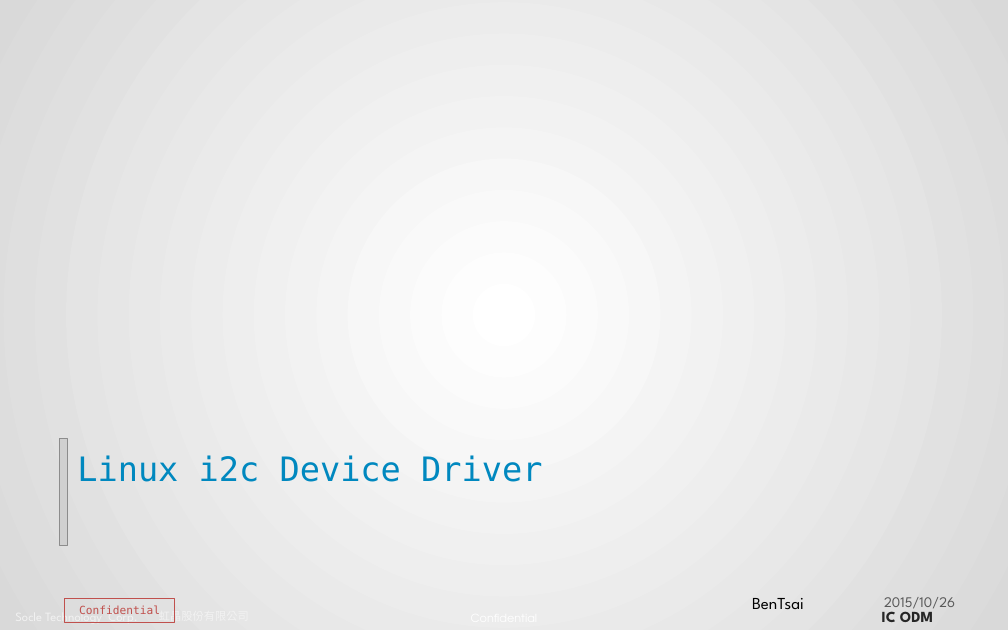
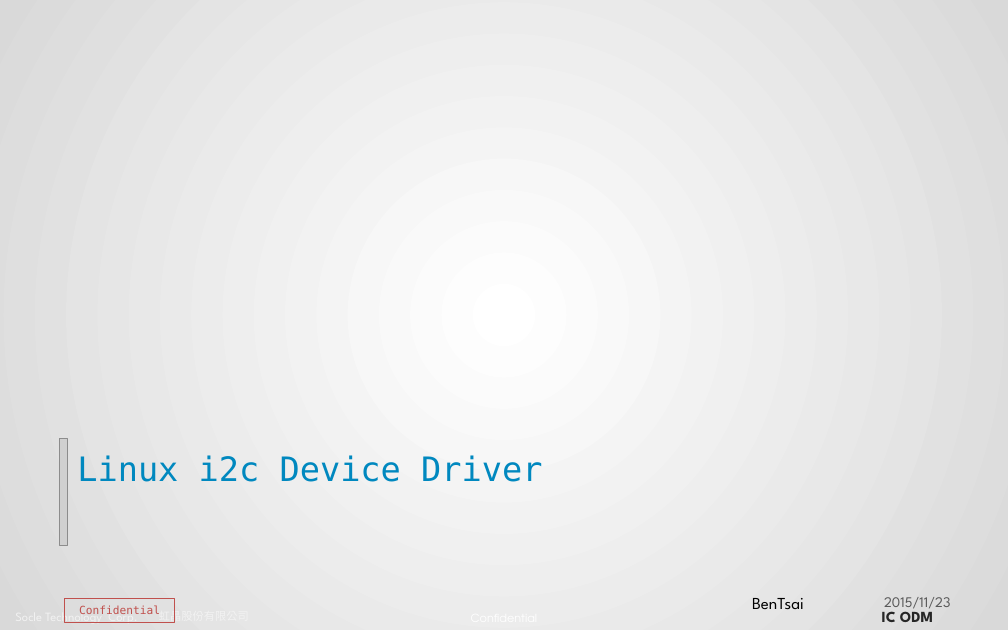
Before and after one commit to JomaskTsai/ppt_linux, a slide deck: slide 1 of i2c_report_ben.pptx. Drawn at 1008x630 pixels with LibreOffice and Linux fonts; fonts in the diff are those of the drawing; grey boxes stand for pictures; background and template pictures are left out. Boxes give left, top, right and bottom in pixels: in the first picture for what was removed or moved away, otherwise in the second. Text is boxed around its words. In the diff, an @@ line names an element or a change of style, - is before the commit and + after.

```diff
--- a/i2c_report_ben.pptx
+++ b/i2c_report_ben.pptx
@@ text at (884,597,951,613): text changed @@
-2015/10/26
+2015/11/23
```
Also in this commit, not shown: 1 slide added, 1 other file.
